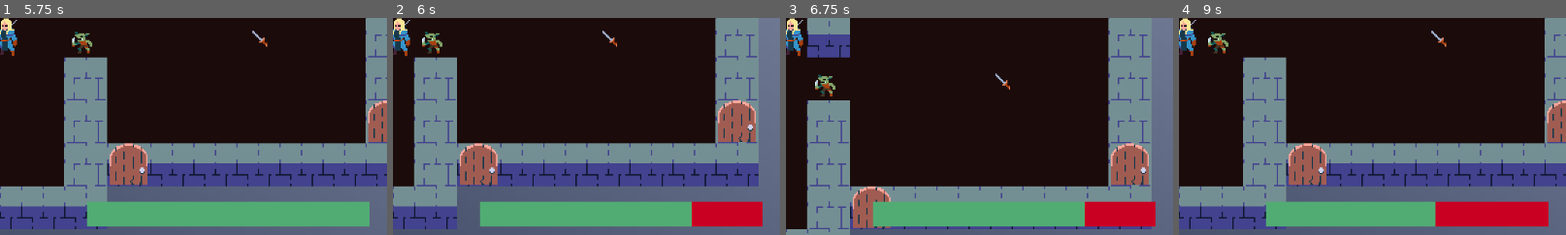
Above: before the commit, frames 1-4 (left to right).
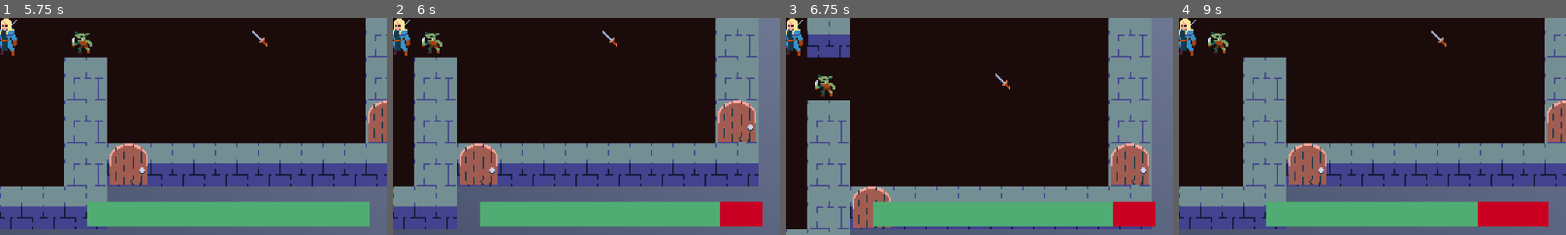
Above: after the commit, the same moments.

Repository: pryganss/TB-DCrawl
Game: Godot game, scene res://game.tscn
Two runs of this game, one before a commit and one after it. Both use one fixed random seed, a clock stepped at 60 frames per second and the inputs below.
Inputs:
- Up to frame 1 (5.75 s): tap Enter at 0.5, 2, 3.5 s; hold D (move_right) 0.53-1.28 s; tap Q (drop) every 1.5 s from 0.6 to 5.1 s; tap Space at 1.25, 2.75, 4.25 s; hold S (move_down) 1.28-2.03 s; tap E (grab) at 1.35, 2.85, 4.35 s; hold D (move_right) 2.03-2.78 s; hold W (move_up) 2.78-3.53 s; hold A (move_left) 3.53-5.03 s; hold S (move_down) from 5.03 s (still down)
- Up to frame 2 (6 s): release S (move_down) at 5.78 s; hold D (move_right) from 5.78 s (still down); tap E (grab) at 5.85 s
- Up to frame 3 (6.75 s): release D (move_right) at 6.53 s; hold W (move_up) from 6.53 s (still down); tap Q (drop) at 6.6 s
- Up to frame 4 (9 s): release W (move_up) at 7.28 s; hold D (move_right) 7.28-8.03 s; tap E (grab) at 7.35, 8.85 s; hold S (move_down) 8.03-8.78 s; tap Q (drop) at 8.1 s; hold A (move_left) from 8.78 s (still down)
The pictures show only the part of the screen within x 50-100%, y 46-96%; the shares and areas given below are measured in that part.

Frame 1 is identical in both runs. In frame 2, 0.9% of the frame differs, in the area x 77-85%, y 84-97%; in frame 3, 0.9%; in frame 4, 1.3%, in the area x 66-78%, y 84-97%.

Commit message:
reduce dagger damage

Diff:
--- a/Assets/Items/dagger_definition.tres
+++ b/Assets/Items/dagger_definition.tres
@@ -7,7 +7,7 @@
 
 [sub_resource type="Resource" id="Resource_hdhok"]
 script = ExtResource("2_2ix13")
-damage = Array[String](["1d4"])
+damage = Array[String](["1d3"])
 mod = 0
 delay = 85
 metadata/_custom_type_script = "uid://dpy8seg2we2sy"
